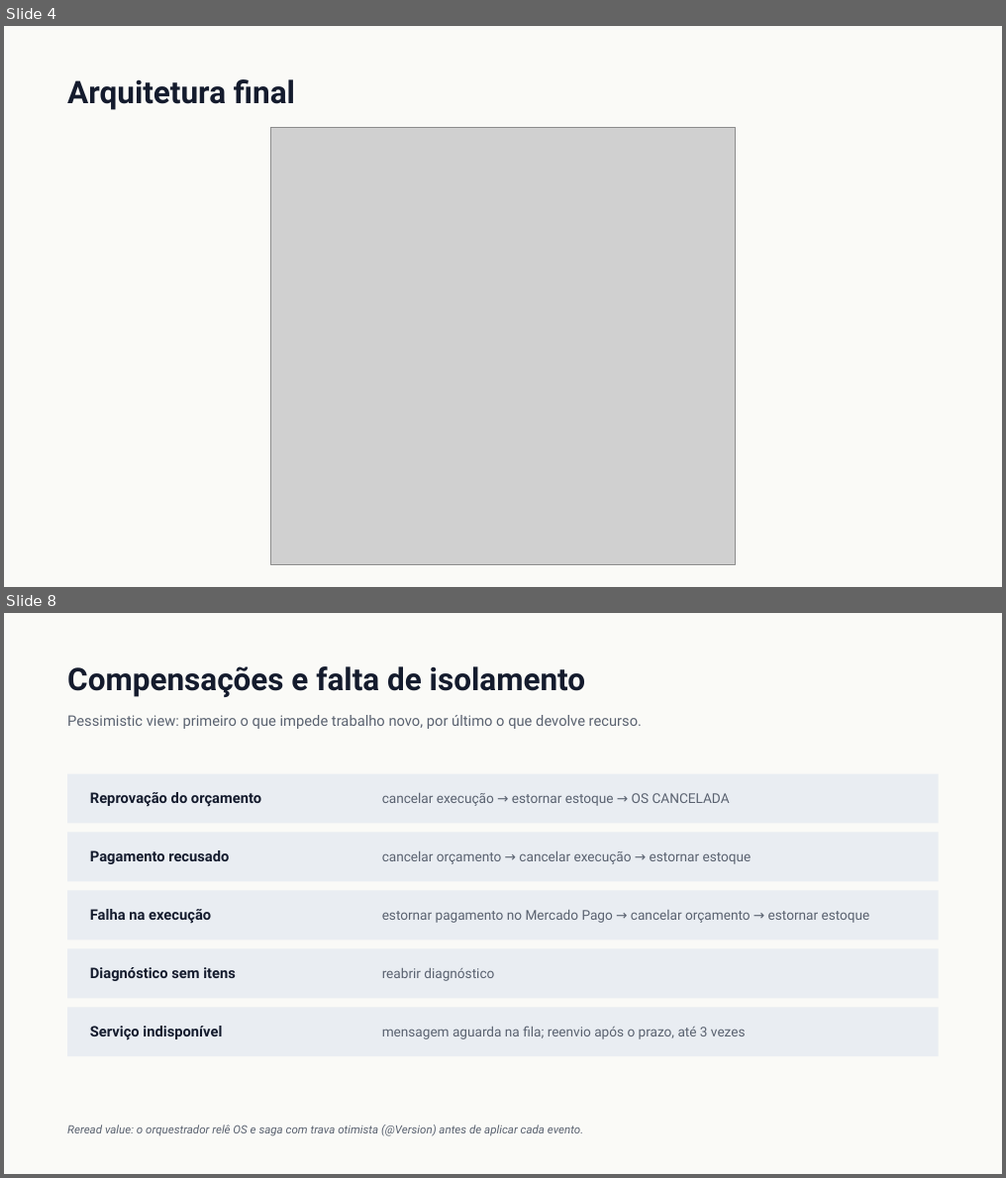
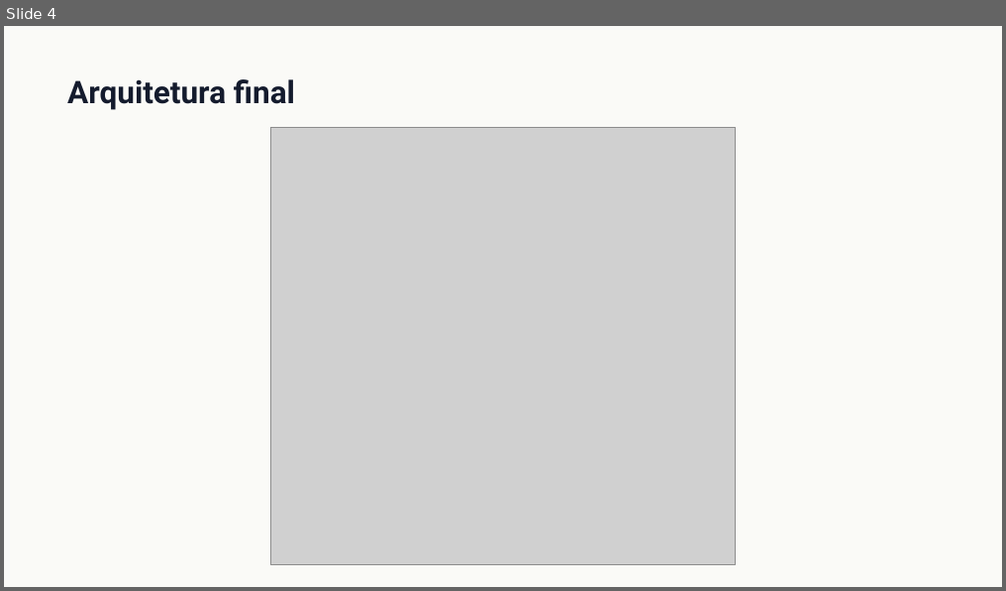
Before and after one commit to Guilherme-Fumagali/tech-challenge-1, a slide deck: docs/tech-challenge-4/apresentacao.pptx. Shown one above the other, each under a label of ours: slides 4 and 8 before the commit, slide 4 after it; the slides between them are not shown. The pictures are 1006x1178 and 1006x591 pixels, drawn with LibreOffice and Linux fonts; fonts in the diff are those of the drawing; grey boxes stand for pictures. Boxes give left, top, right and bottom in pixels: in the first picture for what was removed or moved away, otherwise in the second. Text is boxed around its words. In the diff, an @@ line names an element or a change of style, - is before the commit and + after.

```diff
--- a/docs/tech-challenge-4/apresentacao.pptx
+++ b/docs/tech-challenge-4/apresentacao.pptx
@@ slide 8 removed at [4, 613, 1002, 1174], background #FFFFFF @@
@@ rectangle removed at [4, 613, 1002, 1174] @@
@@ text removed at [67, 666, 585, 697] @@
-Compensações e falta de isolamento
@@ text removed at [67, 715, 642, 729] @@
-Pessimistic view: primeiro o que impede trabalho novo, por último o que devolve recurso.
@@ rectangle removed at [67, 774, 939, 823] @@
@@ text removed at [90, 792, 261, 807] @@
-Reprovação do orçamento
@@ text removed at [382, 793, 730, 806] @@
-cancelar execução → estornar estoque → OS CANCELADA
@@ rectangle removed at [67, 833, 939, 881] @@
@@ text removed at [90, 851, 229, 864] @@
-Pagamento recusado
@@ text removed at [382, 852, 751, 864] @@
-cancelar orçamento → cancelar execução → estornar estoque
@@ rectangle removed at [67, 891, 939, 940] @@
@@ text removed at [90, 909, 211, 924] @@
-Falha na execução
@@ text removed at [382, 910, 870, 923] @@
-estornar pagamento no Mercado Pago → cancelar orçamento → estornar estoque
@@ rectangle removed at [67, 950, 939, 998] @@
@@ text removed at [90, 967, 236, 981] @@
-Diagnóstico sem itens
@@ text removed at [382, 968, 494, 981] @@
-reabrir diagnóstico
@@ rectangle removed at [67, 1008, 939, 1057] @@
@@ text removed at [90, 1026, 222, 1041] @@
-Serviço indisponível
@@ text removed at [382, 1026, 746, 1040] @@
-mensagem aguarda na fila; reenvio após o prazo, até 3 vezes
@@ text removed at [67, 1125, 583, 1137] @@
-Reread value: o orquestrador relê OS e saga com trava otimista (@Version) antes de aplicar cada evento.
```
Also in this commit, not shown: 9 slides changed, 8 slides added, 7 other slides removed, 1 other file.
